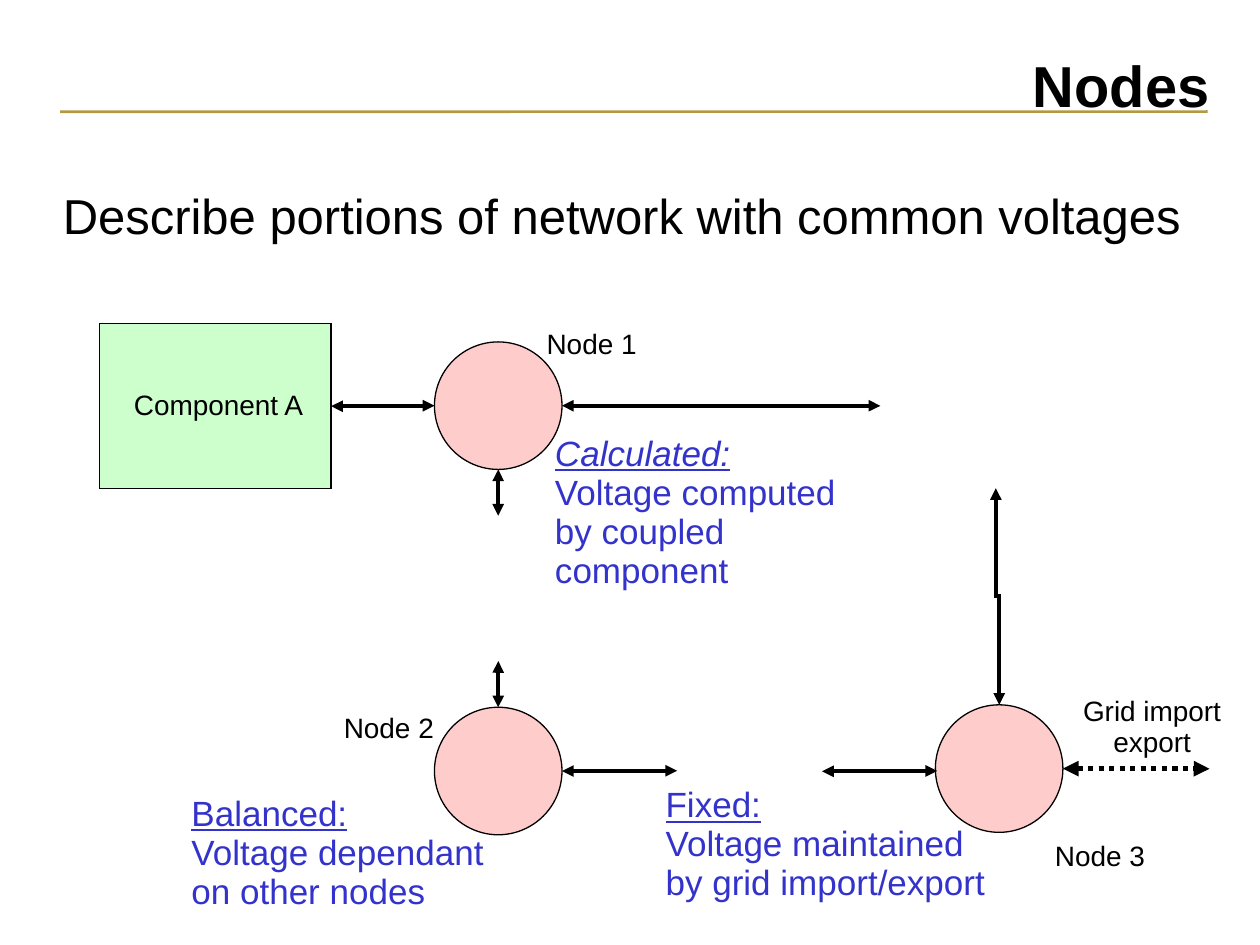
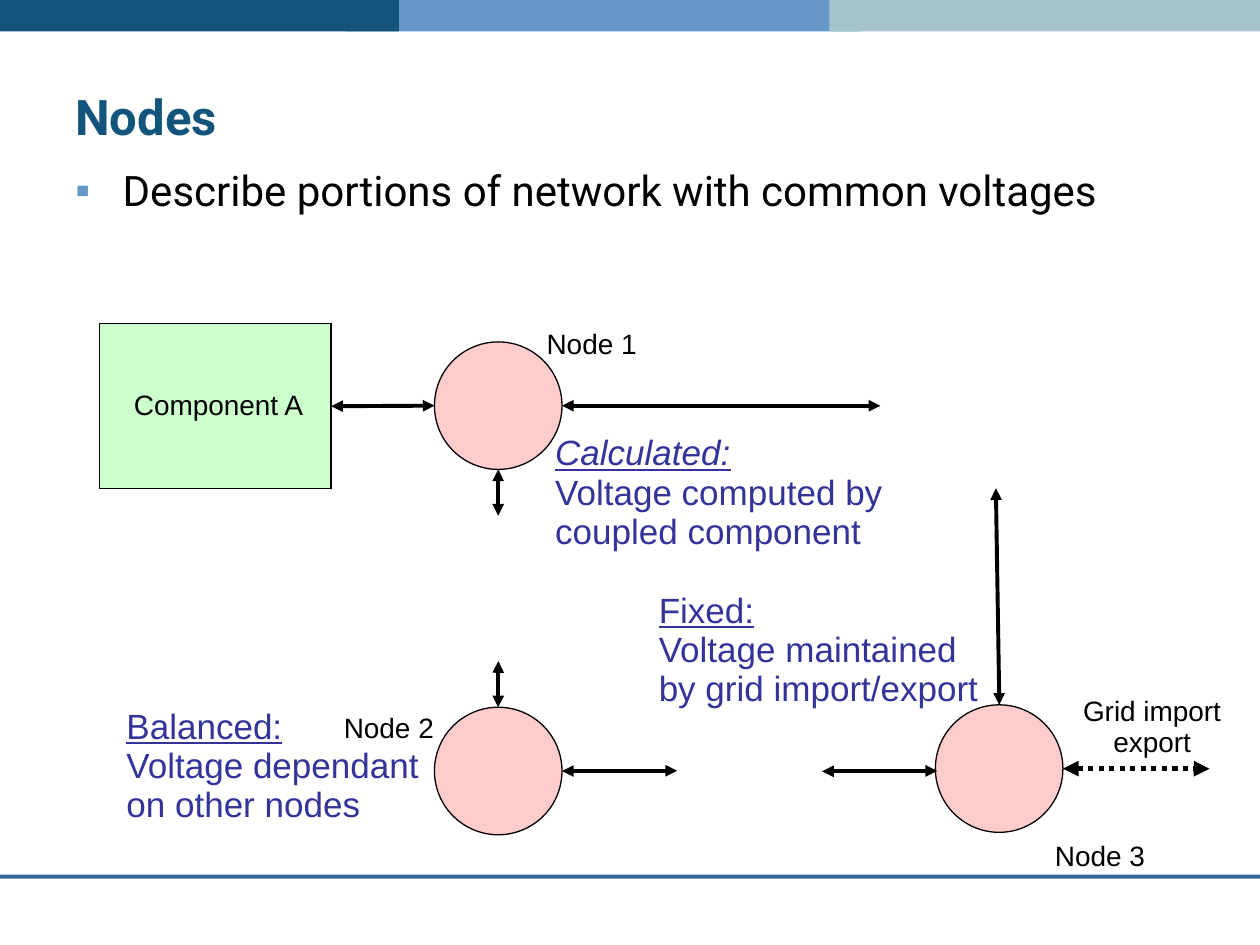
Before and after one commit to ESP-rCommunity/ESPrExtras, a slide deck: slide 5 of training/co-simulator_ESP-r/elec_network/electric_network.ppt. Drawn at 1260x945 pixels with LibreOffice and Linux fonts; fonts in the diff are those of the drawing; background and template pictures are left out. Boxes give left, top, right and bottom in pixels: in the first picture for what was removed or moved away, otherwise in the second. Text is boxed around its words. In the diff, an @@ line names an element or a change of style, - is before the commit and + after.

```diff
--- a/training/co-simulator_ESP-r/elec_network/electric_network.ppt
+++ b/training/co-simulator_ESP-r/elec_network/electric_network.ppt
@@ rectangle added at (0, 0, 399, 32), fill #12547C @@
@@ rectangle added at (346, 0, 861, 32), fill #6496C8 @@
@@ rectangle added at (829, 0, 1260, 32), fill #A5C3CD @@
@@ title "Nodes": place and size @@
-title "Nodes" at (1033, 65, 1209, 113)
+title "Nodes" at (75, 98, 216, 136)
@@ title "Nodes" at (75, 98, 216, 136): size 33 to 28 pt, font Arial to Roboto, text colour #000000 to #12547C; alignment right to left; line spacing 0.84 to 1 @@
@@ line removed from (1207, 112) to (60, 112) @@
@@ text "Describe portions of network with ...": place and size @@
-text "Describe portions of network with ..." at (63, 198, 1180, 244)
+text "Describe portions of network with ..." at (123, 174, 1096, 215)
@@ text "Describe portions of network with ..." at (123, 174, 1096, 215): size 28 to 24 pt, font Arial to Roboto; bullet none to ▪; line spacing 0.93 to 1; less space between paragraphs @@
@@ text at (555, 439, 730, 471): text colour #3333CC to #333399 in "Calculated:" @@
@@ text at (555, 479, 882, 550): text changed; text colour #3333CC to #333399 @@
-Voltage computed
-by coupled
-component
+Voltage computed by coupled component
@@ elbow double arrow (995, 488) - (999, 704): elbow double arrow to double arrow; route changed @@
@@ text "Fixed:" at (659, 597, 978, 707): text colour #3333CC to #333399 @@
@@ text "Fixed:": place and size @@
-text "Fixed:" at (666, 791, 984, 902)
+text "Fixed:" at (659, 597, 978, 707)
@@ text "Balanced:": place and size @@
-text "Balanced:" at (191, 800, 484, 905)
+text "Balanced:" at (126, 713, 419, 818)
@@ text "Balanced:" at (126, 713, 419, 818): text colour #3333CC to #333399 @@
@@ line added from (1260, 877) to (0, 877), #336699 2.24 pt @@
```
Also in this commit, not shown: 13 other slides changed.
